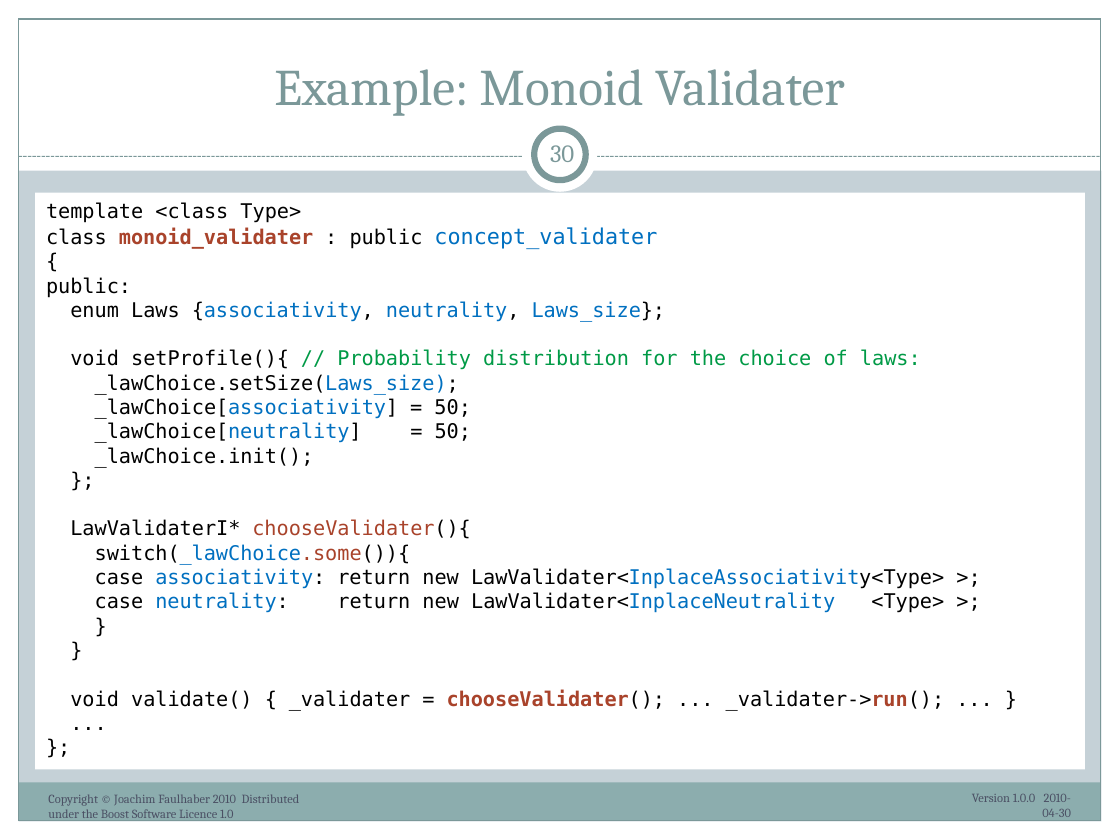
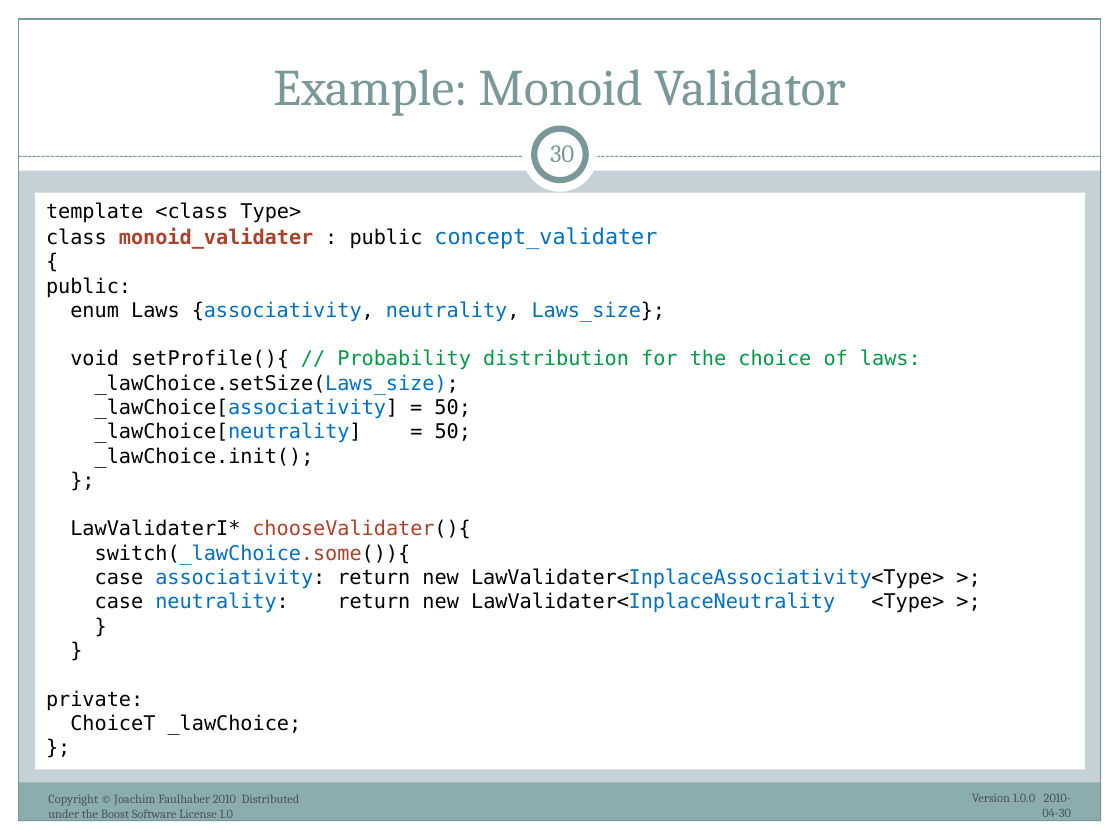
Before and after one commit to ryppl/boost-history, a slide deck: slide 30 of itl/libs/validate/doc/boostcon2010/BoostAlabaster.pptx. Drawn at 1120x840 pixels with LibreOffice and Linux fonts; fonts in the diff are those of the drawing. Boxes give left, top, right and bottom in pixels: in the first picture for what was removed or moved away, otherwise in the second. Text is boxed around its words. In the diff, an @@ line names an element or a change of style, - is before the commit and + after.

Commit message:
Refactored concept_validaters: Moved replicated code to base class. Added alabaster examples for boostcon2010.
SVN-Revision: 61735

```diff
--- a/itl/libs/validate/doc/boostcon2010/BoostAlabaster.pptx
+++ b/itl/libs/validate/doc/boostcon2010/BoostAlabaster.pptx
@@ title at (273, 69, 846, 116): text changed @@
-Example: Monoid Validater
+Example: Monoid Validator
@@ text in rectangle at (95, 568, 944, 589): text colour #000000 to #0070C0 in "LawValidater<InplaceAssociativity<Type>" @@
@@ text in rectangle at (46, 690, 302, 735): text changed @@
-void validate() { _validater = chooseValidater(); ... _validater->run(); ... }
-...
+private:
+ChoiceT _lawChoice;
@@ text at (48, 794, 300, 818): text changed @@
-Copyright © Joachim Faulhaber 2010 Distributed under the Boost Software Licence 1.0
+Copyright © Joachim Faulhaber 2010 Distributed under the Boost Software License 1.0
```
Also in this commit, not shown: 43 other slides changed, 28 other files.
